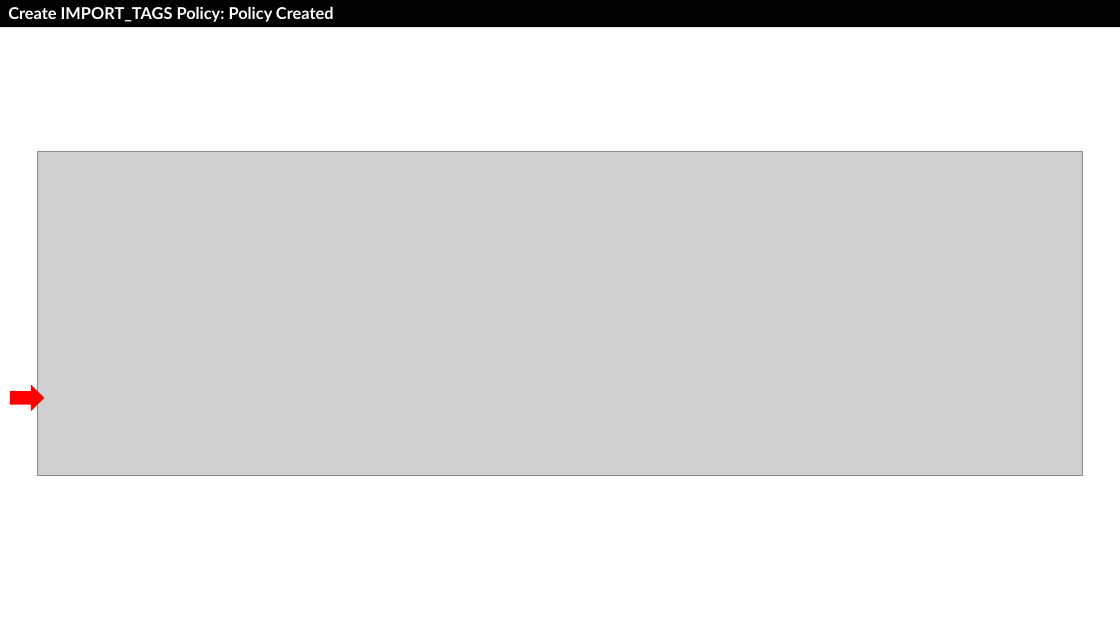
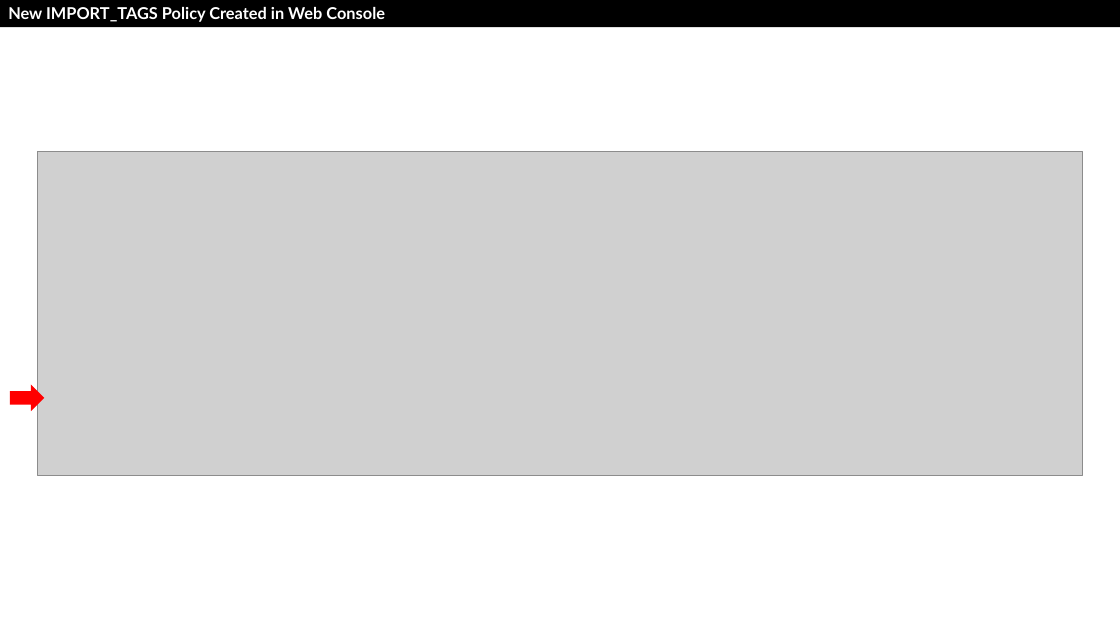
Before and after one commit to drfranknlee/udc-for-image-analytics, a slide deck: slide 5 of scenario2/recording/T101389-Scenario2-v20210921.pptx. Drawn at 1120x630 pixels with LibreOffice and Linux fonts; fonts in the diff are those of the drawing; grey boxes stand for pictures. Boxes give left, top, right and bottom in pixels: in the first picture for what was removed or moved away, otherwise in the second. Text is boxed around its words. In the diff, an @@ line names an element or a change of style, - is before the commit and + after.

```diff
--- a/scenario2/recording/T101389-Scenario2-v20210921.pptx
+++ b/scenario2/recording/T101389-Scenario2-v20210921.pptx
@@ text in rectangle at <box>8,7,385,22</box>: text changed @@
-Create IMPORT_TAGS Policy: Policy Created
+New IMPORT_TAGS Policy Created in Web Console
```
Also in this commit, not shown: 11 other slides changed, 16 other files.
